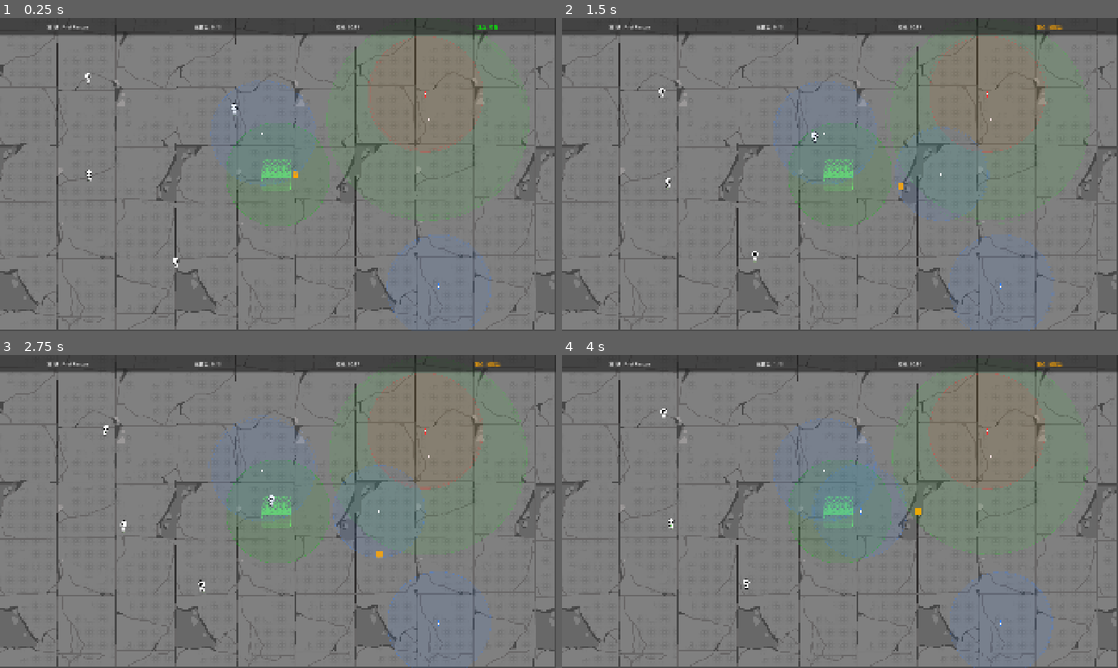
Above: before the commit, frames 1-4 (two rows, left to right).
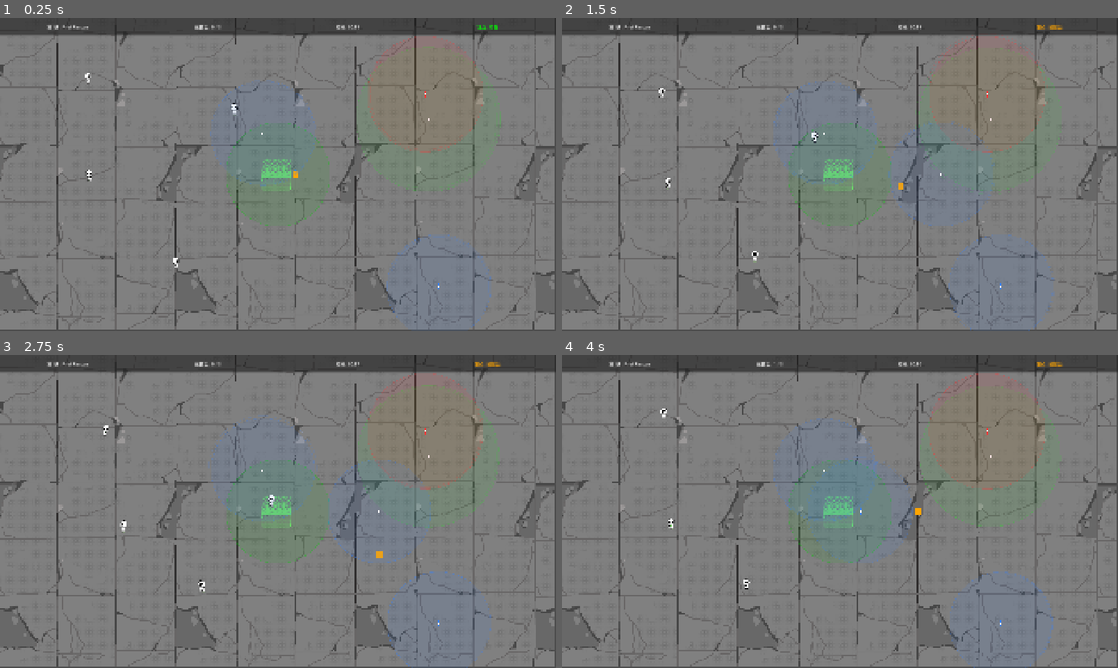
Above: after the commit, the same moments.

Repository: kunk70352-png/Safe-Anchor
Game: Godot game, scene res://src/main/main.tscn
Same seed, same stepped clock (60 frames per second), same inputs: the game is played once before the commit and once after it.
Inputs:
- Up to frame 1 (0.25 s): no input
- Up to frame 2 (1.5 s): hold D (move_right) 0.53-1.28 s; tap Space (charge_throw) at 0.6, 1.35 s; hold S (move_down) from 1.28 s (still down)
- Up to frame 3 (2.75 s): release S (move_down) at 2.03 s; hold D (move_right) from 2.03 s (still down); tap Space (charge_throw) at 2.1 s
- Up to frame 4 (4 s): release D (move_right) at 2.78 s; hold W (move_up) 2.78-3.53 s; tap Space (charge_throw) at 2.85, 3.6 s; hold A (move_left) from 3.53 s (still down)

The runs differ from the first frame. In frame 1, less than 0.1% of the frame differs, in the area x 58-96%, y 5-65%; in frame 2, 0.2%; in frame 3, 0.2%, in the area x 59-95%, y 6-67%; in frame 4, 0.2%.

Commit message:
修复拾取再投出范围不一致、Type2缩小、预览使用实际半径

Diff:
--- a/src/anchor/anchor_type2.tscn
+++ b/src/anchor/anchor_type2.tscn
@@ -4,8 +4,8 @@
 
 [node name="Type2Anchor" type="Node2D" groups=["attraction_sources"]]
 script = ExtResource("1_script")
-attraction_radius = 350.0
-shrink_speed = 3.0
+attraction_radius = 250.0
+shrink_speed = 2.0
 min_radius = 30.0
 speed_modifier = 0.0
 repel = false
--- a/src/player/player.gd
+++ b/src/player/player.gd
@@ -5,6 +5,7 @@
 enum PlayerState { IDLE, CHARGING }
 var state: PlayerState = PlayerState.IDLE
 var _held_anchor: PackedScene = preload("res://src/anchor/anchor_type1.tscn")
+var _held_anchor_radius: float = 180.0
 var charge_time: float = 0.0
 var charge_power: float = 0.0
 var last_move_dir: Vector2 = Vector2.RIGHT
@@ -58,10 +59,10 @@
 
 	var anchor: Anchor = _held_anchor.instantiate()
 	anchor.global_position = landing_pos
-	anchor.attraction_radius = anchor_data.attraction_radius
 	anchor.picked_up.connect(_on_anchor_picked_up)
 	get_tree().get_first_node_in_group("world").get_node("Anchors").add_child(anchor)
 	_held_anchor = null
+	_held_anchor_radius = 0.0
 
 
 func _check_pickup() -> void:
@@ -74,6 +75,7 @@
 			if not a.picked_up.is_connected(_on_anchor_picked_up):
 				a.picked_up.connect(_on_anchor_picked_up)
 			_held_anchor = load(a.scene_file_path)
+			_held_anchor_radius = float(a.get("attraction_radius"))
 			a.pick_up()
 			break
 
@@ -102,8 +104,8 @@
 		var t1 := float(i + 1) / steps
 		draw_line(_bezier(Vector2.ZERO, mid, target, t0), _bezier(Vector2.ZERO, mid, target, t1), line_color, 2.0)
 
-	draw_circle(target, anchor_data.attraction_radius, Color(0.2, 0.5, 1.0, 0.12))
-	draw_arc(target, anchor_data.attraction_radius, 0, TAU, 32, Color(0.2, 0.5, 1.0, 0.4), 1.5)
+	draw_circle(target, _held_anchor_radius, Color(0.2, 0.5, 1.0, 0.12))
+	draw_arc(target, _held_anchor_radius, 0, TAU, 32, Color(0.2, 0.5, 1.0, 0.4), 1.5)
 
 	var bar_w := 40.0
 	var bar_h := 4.0
--- a/src/world/world.gd
+++ b/src/world/world.gd
@@ -46,6 +46,7 @@
 	# 玩家初始位置在安全屋旁边
 	player.global_position = level_data.safe_house_position + Vector2(60, 0)
 	player._held_anchor = TYPE1_ANCHOR
+	player._held_anchor_radius = 180.0
 	if player.anchor_data:
 		player.anchor_data.attraction_radius = level_data.anchor_attraction_radius
 
